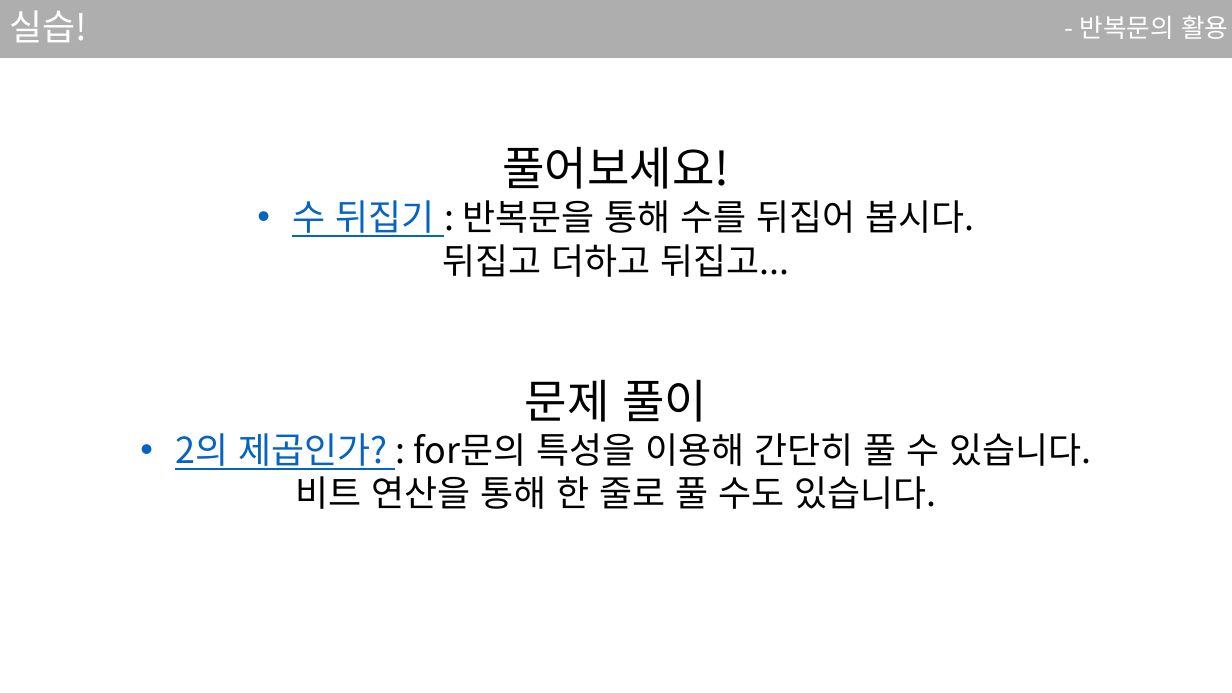
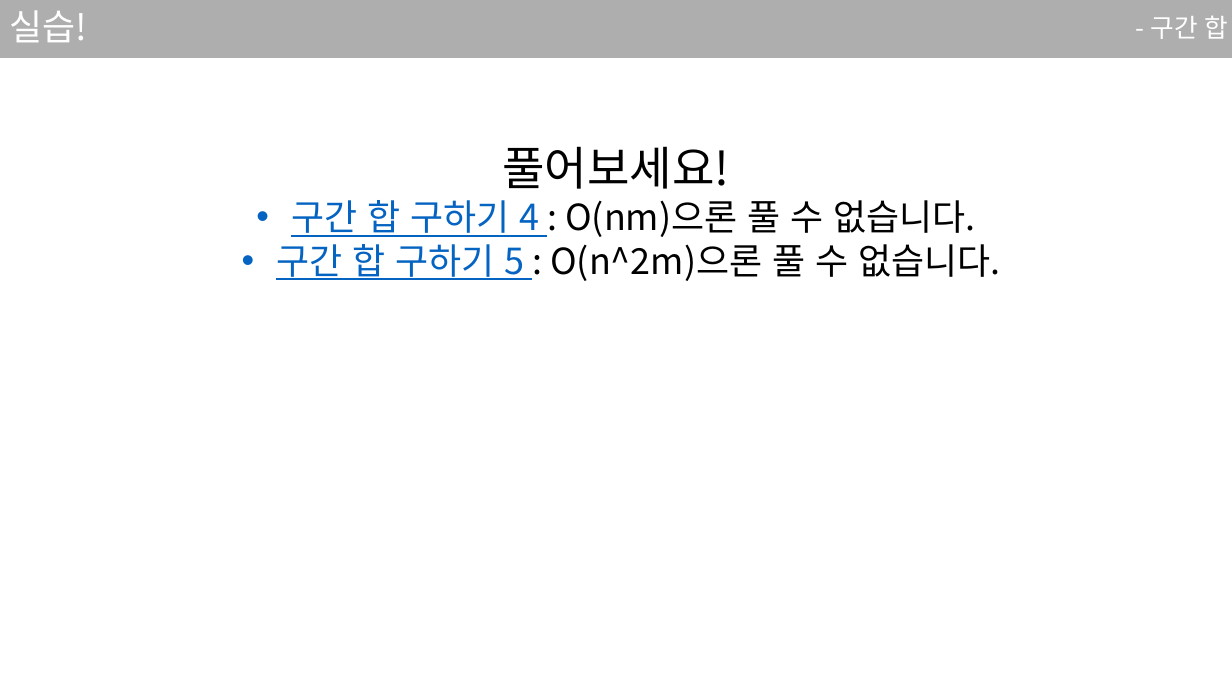
Before and after one commit to sjsjsj1246/EC_C_Language_Study, a slide deck: slide 46 of ppt/4강.pptx (slide 13 before the commit). Drawn at 1232x693 pixels with LibreOffice and Linux fonts; fonts in the diff are those of the drawing. Boxes give left, top, right and bottom in pixels: in the first picture for what was removed or moved away, otherwise in the second. Text is boxed around its words. In the diff, an @@ line names an element or a change of style, - is before the commit and + after.

```diff
--- a/ppt/4강.pptx
+++ b/ppt/4강.pptx
@@ text at box(1150, 16, 1229, 39): text changed @@
-- 반복문의 활용
+- 구간 합
@@ text "풀어보세요!": place and size @@
-text "풀어보세요!" at box(292, 146, 974, 277)
+text "풀어보세요!" at box(276, 146, 1000, 281)
@@ text at box(276, 200, 1000, 281): text changed @@
-• 수 뒤집기 : 반복문을 통해 수를 뒤집어 봅시다.
-뒤집고 더하고 뒤집고...
+• 구간 합 구하기 4 : O(nm)으론 풀 수 없습니다.
+• 구간 합 구하기 5 : O(n^2m)으론 풀 수 없습니다.
@@ text removed at box(175, 379, 1091, 509) @@
-문제 풀이
-• 2의 제곱인가? : for문의 특성을 이용해 간단히 풀 수 있습니다.
-비트 연산을 통해 한 줄로 풀 수도 있습니다.
```
Also in this commit, not shown: 6 other slides changed, 33 slides added, 2 slides removed, 1 other file.
